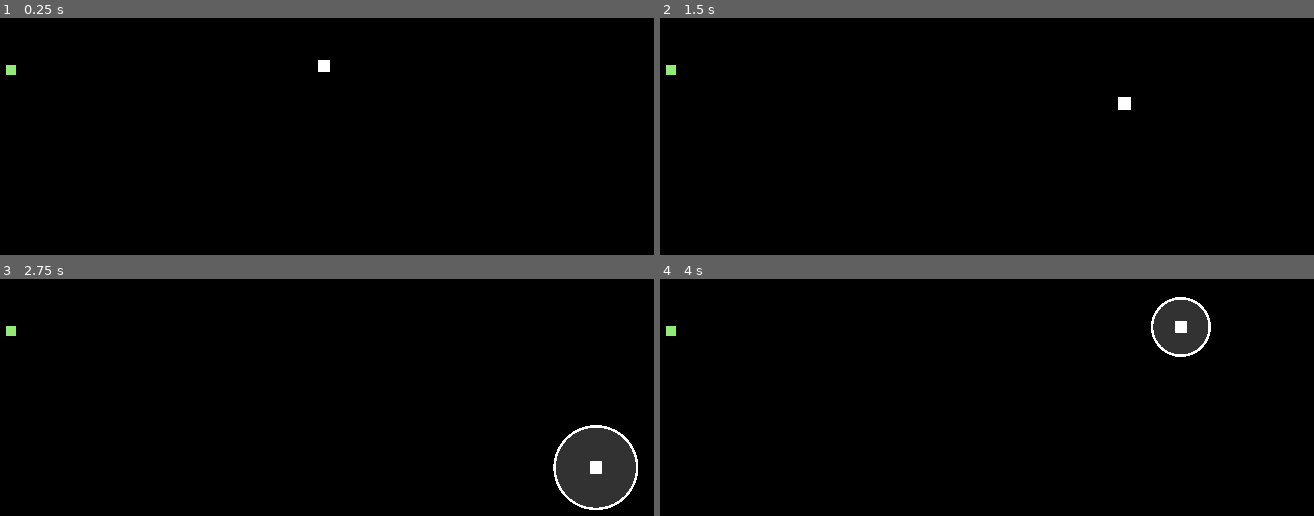
Above: before the commit, frames 1-4 (two rows, left to right).
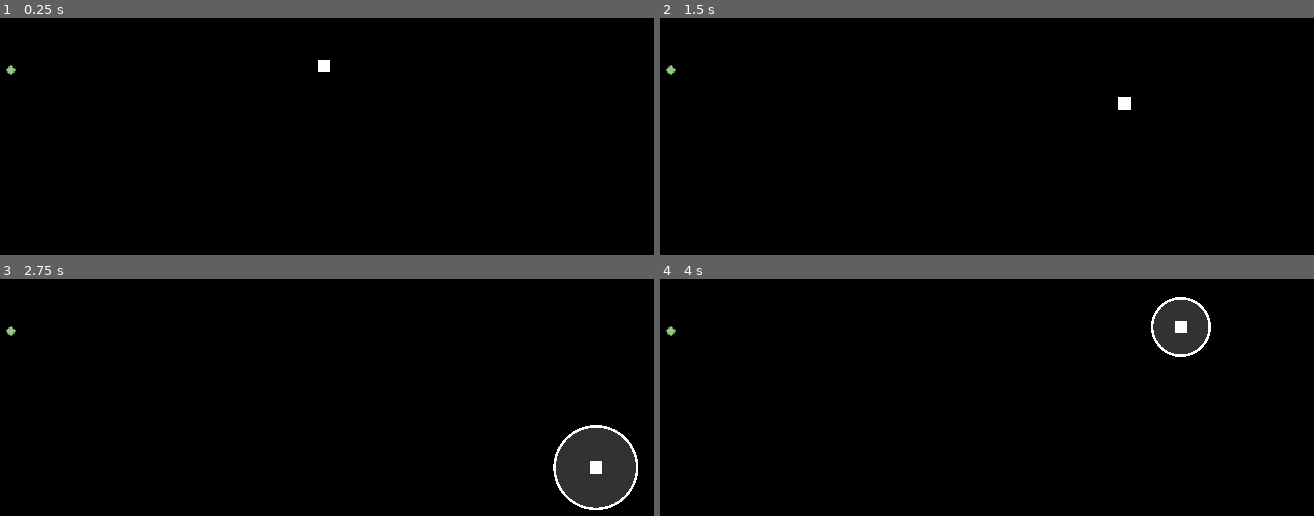
Above: after the commit, the same moments.

Repository: Lunatic-Games/crypt-keeper
Game: Godot game, scene res://crypt/crypt.tscn
Same seed, same stepped clock (60 frames per second), same inputs: the game is played once before the commit and once after it.
Inputs:
- Up to frame 1 (0.25 s): no input
- Up to frame 2 (1.5 s): tap Enter at 0.5 s; hold D (move_right) 0.53-1.28 s; hold Space (select) 0.53-1.28 s; hold S (move_down) from 1.28 s (still down); tap Space (select) at 1.35 s
- Up to frame 3 (2.75 s): release S (move_down) at 2.03 s; hold D (move_right) from 2.03 s (still down); hold Space (select) from 2.03 s (still down)
- Up to frame 4 (4 s): release D (move_right) at 2.78 s; release Space (select) at 2.78 s; hold W (move_up) 2.78-3.53 s; tap Space (select) at 2.85 s; hold A (move_left) from 3.53 s (still down); hold Space (select) from 3.53 s (still down)

The runs differ from the first frame. In frame 1, less than 0.1% of the frame differs, in the area x 0-3%, y 19-25%; in frame 2, less than 0.1%; in frame 3, less than 0.1%; in frame 4, less than 0.1%.

Commit message:
Sprite assets

Diff:
--- a/chaos/zombie/zombie.tscn
+++ b/chaos/zombie/zombie.tscn
@@ -1,6 +1,7 @@
-[gd_scene load_steps=3 format=2]
+[gd_scene load_steps=4 format=2]
 
 [ext_resource path="res://chaos/zombie/zombie.gd" type="Script" id=1]
+[ext_resource path="res://assets/chaos/zombie_2.png" type="Texture" id=2]
 
 [sub_resource type="RectangleShape2D" id=1]
 extents = Vector2( 4, 4 )
@@ -12,15 +13,8 @@
 position = Vector2( 109.531, 183.345 )
 script = ExtResource( 1 )
 
-[node name="ColorRect" type="ColorRect" parent="."]
-margin_left = -4.0
-margin_top = -4.0
-margin_right = 4.0
-margin_bottom = 4.0
-color = Color( 0.576471, 0.92549, 0.466667, 1 )
-__meta__ = {
-"_edit_use_anchors_": false
-}
-
 [node name="CollisionShape2D" type="CollisionShape2D" parent="."]
 shape = SubResource( 1 )
+
+[node name="Sprite" type="Sprite" parent="."]
+texture = ExtResource( 2 )
--- a/order/knight/knight.tscn
+++ b/order/knight/knight.tscn
@@ -1,6 +1,6 @@
 [gd_scene load_steps=5 format=2]
 
-[ext_resource path="res://assets/enemy/knight.png" type="Texture" id=1]
+[ext_resource path="res://assets/order/knight.png" type="Texture" id=1]
 [ext_resource path="res://order/knight/knight.gd" type="Script" id=2]
 
 [sub_resource type="CircleShape2D" id=1]
Renamed: assets/ally/zombie.png -> assets/chaos/zombie.png
Not shown, changed: assets/chaos/zombie.png.import
Renamed: assets/ally/zombie_2.png -> assets/chaos/zombie_2.png
Not shown, changed: assets/chaos/zombie_2.png.import
Renamed: assets/enemy/knight.png -> assets/order/knight.png
Not shown, changed: assets/order/knight.png.import
